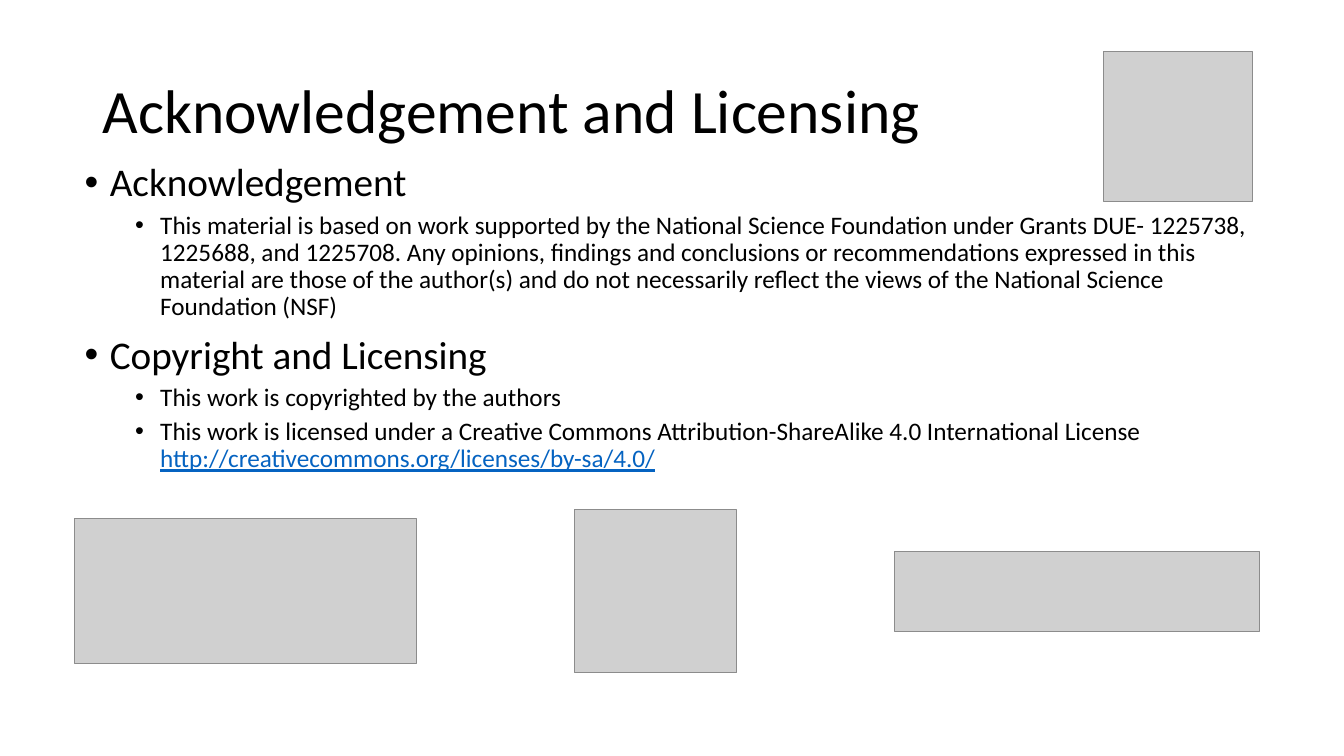
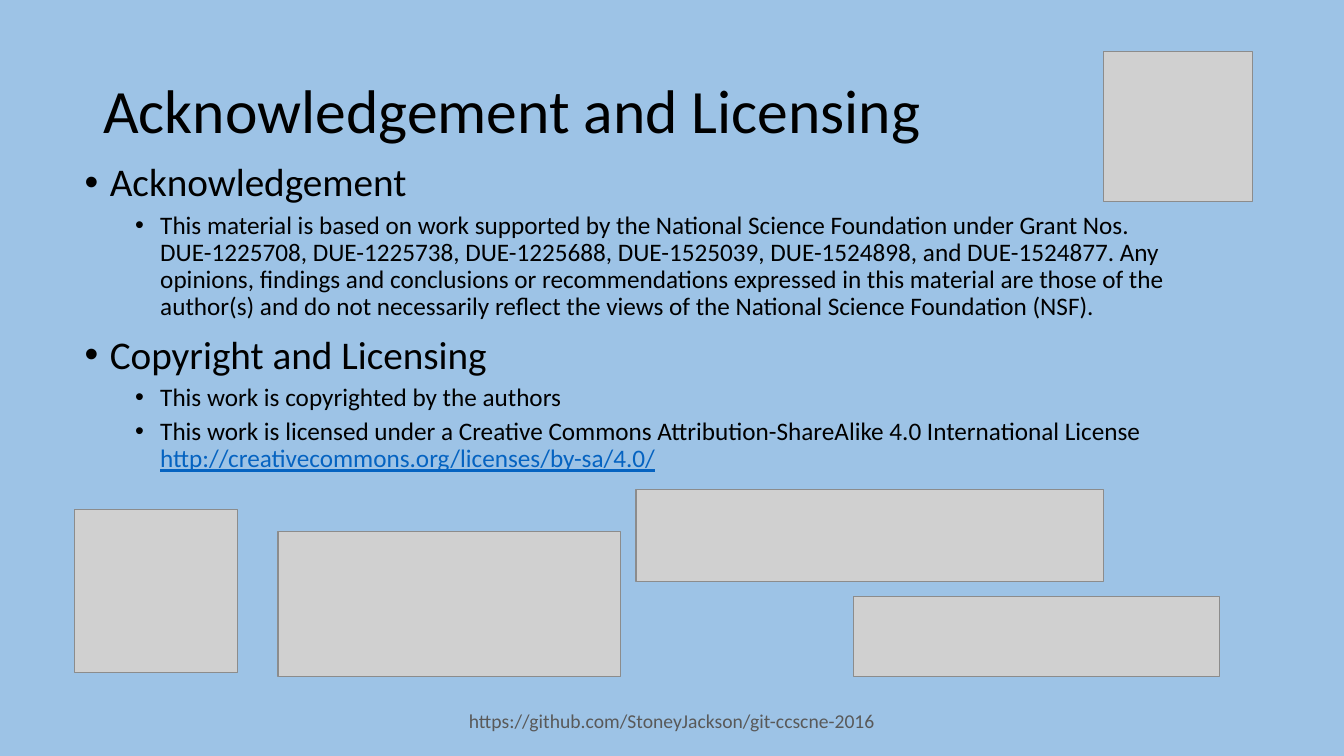
Before and after one commit to foss2serve/github-workflow-activity, a slide deck: slide 2 of tutorial1/Git-Tutorial1-CCSCNE-2016.pptx. Drawn at 1344x756 pixels with LibreOffice and Linux fonts; fonts in the diff are those of the drawing; grey boxes stand for pictures; background and template pictures are left out. Boxes give left, top, right and bottom in pixels: in the first picture for what was removed or moved away, otherwise in the second. Text is boxed around its words. In the diff, an @@ line names an element or a change of style, - is before the commit and + after.

Commit message:
Updated slides.

```diff
--- a/tutorial1/Git-Tutorial1-CCSCNE-2016.pptx
+++ b/tutorial1/Git-Tutorial1-CCSCNE-2016.pptx
@@ background #FFFFFF to #9DC3E6 @@
@@ text at <box>160,216,1163,319</box>: text changed @@
-  • This material is based on work supported by the National Science Foundation under Grants DUE- 1225738, 1225688, and 1225708. Any opinions, findings and conclusions or recommendations expressed in this material are those of the author(s) and do not necessarily reflect the views of the National Science Foundation (NSF)
+  • This material is based on work supported by the National Science Foundation under Grant Nos. DUE-1225708, DUE-1225738, DUE-1225688, DUE-1525039, DUE-1524898, and DUE-1524877. Any opinions, findings and conclusions or recommendations expressed in this material are those of the author(s) and do not necessarily reflect the views of the National Science Foundation (NSF).
@@ picture added at <box>636,490,1104,582</box> @@
@@ picture: place and size @@
-picture at <box>575,510,737,673</box>
+picture at <box>75,510,237,673</box>
@@ picture: place and size @@
-picture at <box>75,519,416,664</box>
+picture at <box>278,531,620,677</box>
@@ picture: place and size @@
-picture at <box>894,552,1260,631</box>
+picture at <box>854,596,1220,676</box>
@@ text added at <box>469,714,874,732</box>, 14 pt, text #595959 @@
+https://github.com/StoneyJackson/git-ccscne-2016
```
Also in this commit, not shown: 3 other slides changed, 1 slide added, 1 other file.
